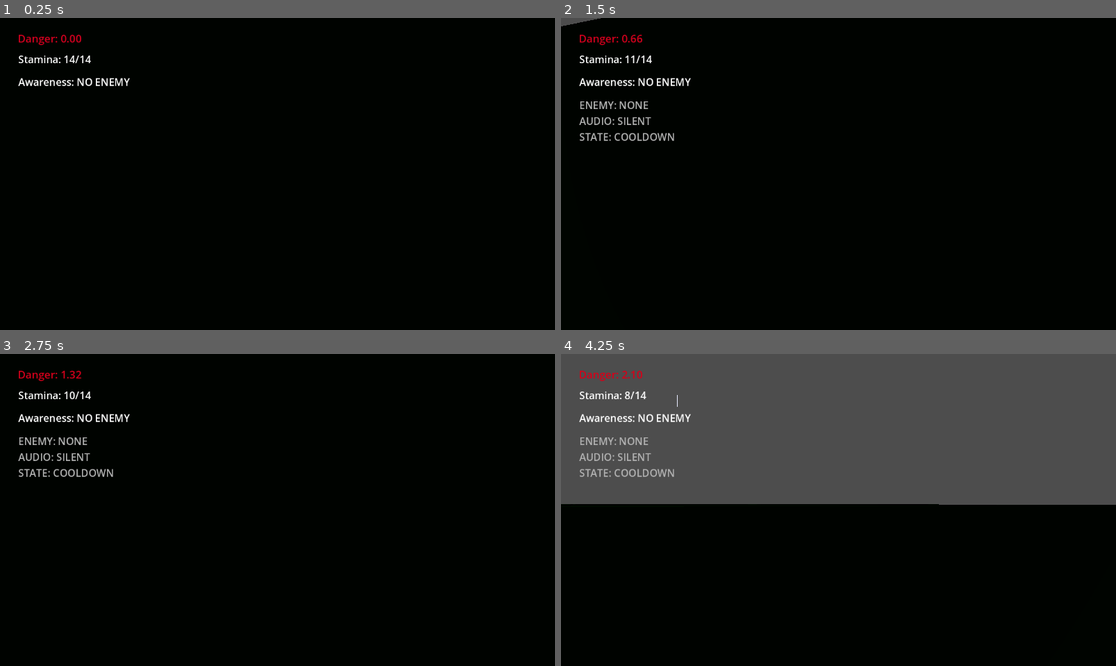
Above: before the commit, frames 1-4 (two rows, left to right).
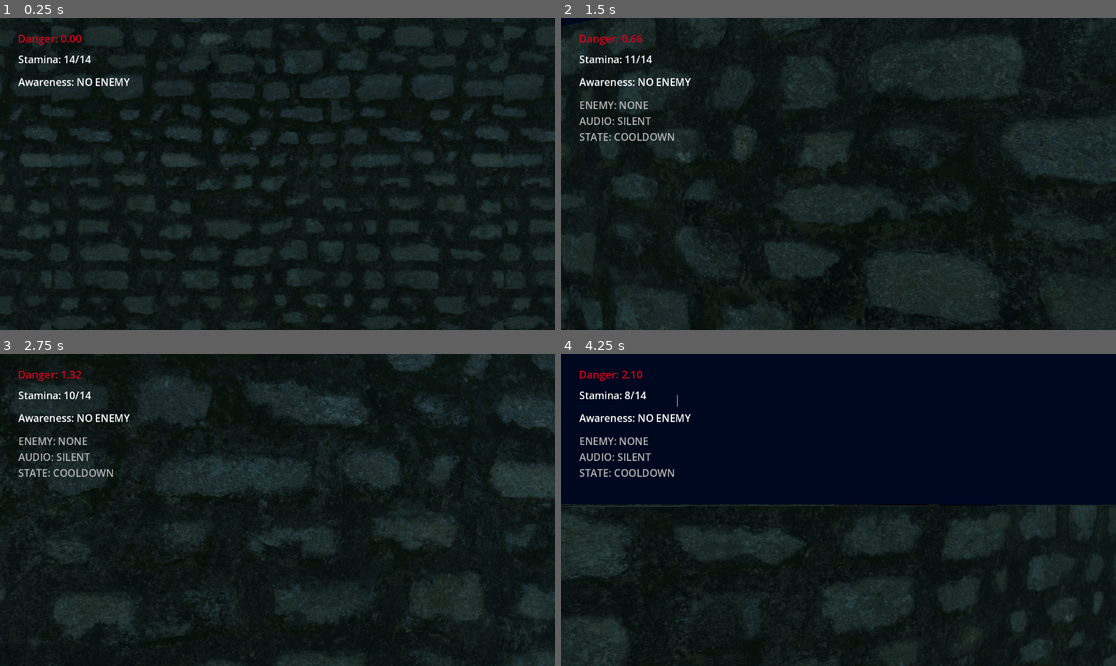
Above: after the commit, the same moments.

Repository: shrg29/finalprojectATCG
Game: Godot game, scene res://scenes/test_level.tscn
The game is run twice, just before and just after one commit, with the same random seed, the same clock (stepped at 60 frames per second) and the same inputs.
Inputs (mouse positions are in pixels of both pictures, inside the frame that each line leads up to):
- Up to frame 1 (0.25 s): no input
- Up to frame 2 (1.5 s): tap Enter at 0.5 s; move the mouse to (866, 174) at 0.52 s; hold Shift (sprint) 0.53-1.28 s; hold W (move_forward) from 0.53 s (still down); tap Space (jump) at 0.77 s; move the mouse to (810, 174) at 1.27 s; tap Shift (sprint) at 1.35 s
- Up to frame 3 (2.75 s): keep holding W (move_forward); tap Space (jump) at 1.52 s; move the mouse to (288, 503) at 2.02 s; hold Shift (sprint) from 2.03 s (still down)
- Up to frame 4 (4.25 s): keep holding W (move_forward); move the mouse to (832, 516) at 2.77 s; release Shift (sprint) at 2.78 s; tap Shift (sprint) at 2.85 s; tap Space (jump) at 3.02, 3.77 s; move the mouse to (877, 513) at 3.52 s; hold Shift (sprint) from 3.53 s (still down)

The runs differ from the first frame. In frame 1, 45% of the frame differs, in the area x 0-100%, y 0-100%; in frame 2, 49%; in frame 3, 45%; in frame 4, 71%.

Commit message:
maze updated

Diff:
--- a/final-project-actg/scenes/test_level.tscn
+++ b/final-project-actg/scenes/test_level.tscn
@@ -11,14 +11,20 @@
 [ext_resource type="AudioStream" uid="uid://ds212260u8qbt" path="res://assets/very_high_danger.mp3" id="9_dw7u0"]
 
 [sub_resource type="Environment" id="Environment_hsoxx"]
+background_mode = 1
 background_color = Color(0, 0.03368961, 0.122122996, 1)
-ambient_light_color = Color(0.8776157, 0.8776158, 0.8776157, 1)
+ambient_light_source = 2
+ambient_light_color = Color(0.122252114, 0.12225231, 0.12225207, 1)
+ambient_light_energy = 0.1
 tonemap_mode = 2
+tonemap_exposure = 0.7
 tonemap_white = 4.2
+glow_bloom = 0.1
 fog_light_color = Color(0.1483027, 0.2418809, 0.28377596, 1)
 volumetric_fog_enabled = true
-volumetric_fog_albedo = Color(0.7162962, 0.71629626, 0.7162961, 1)
-volumetric_fog_emission = Color(0.14406255, 0.14406255, 0.14406255, 1)
+volumetric_fog_albedo = Color(0.05117902, 0.19859737, 0.22833616, 1)
+volumetric_fog_emission_energy = 0.4
+adjustment_brightness = 0.42
 
 [sub_resource type="ParticleProcessMaterial" id="ParticleProcessMaterial_paw1w"]
 emission_shape = 3
@@ -65,10 +71,13 @@
 maze_height = 6
 
 [node name="MoonLight" type="DirectionalLight3D" parent="."]
-transform = Transform3D(0.8660254, -0.3535534, 0.3535534, 0, 0.7071068, 0.7071068, -0.5, -0.61237246, 0.61237246, -0.2537079, 1.2563438, -0.6434746)
-light_color = Color(0.5943116, 0.61841196, 0.7604829, 1)
+transform = Transform3D(0.8660254, -0.35355338, 0.35355338, 0, 0.70710677, 0.70710677, -0.5, -0.6123724, 0.6123724, -0.2537079, 1.2563438, -0.6434746)
+light_color = Color(0.44209185, 0.66279614, 0.7841313, 1)
 shadow_enabled = true
-shadow_bias = 1.076
+shadow_bias = 0.692
+shadow_opacity = 0.75
+shadow_blur = 3.391
+sky_mode = 1
 
 [node name="WorldEnvironment" type="WorldEnvironment" parent="."]
 environment = SubResource("Environment_hsoxx")
--- a/final-project-actg/scenes/wall_scene.tscn
+++ b/final-project-actg/scenes/wall_scene.tscn
@@ -1,14 +1,16 @@
-[gd_scene load_steps=4 format=3 uid="uid://bmfytqsy4s558"]
+[gd_scene load_steps=6 format=3 uid="uid://bmfytqsy4s558"]
 
-[sub_resource type="StandardMaterial3D" id="StandardMaterial3D_w0rr7"]
-albedo_color = Color(6.843591e-08, 0.09717705, 0.010634592, 1)
-metallic_specular = 0.05
-normal_enabled = true
-subsurf_scatter_enabled = true
-subsurf_scatter_strength = 0.24
+[ext_resource type="Texture2D" uid="uid://siy8yru5six5" path="res://assets/images/mossy_stone_wall_rough_2k.exr" id="2_1cish"]
+[ext_resource type="Texture2D" uid="uid://b4gm0vyfvhomi" path="res://assets/images/mossy_stone_wall_diff_2k.jpg" id="2_deuai"]
 
-[sub_resource type="BoxMesh" id="BoxMesh_w0rr7"]
-material = SubResource("StandardMaterial3D_w0rr7")
+[sub_resource type="StandardMaterial3D" id="StandardMaterial3D_dmn8w"]
+albedo_texture = ExtResource("2_deuai")
+roughness_texture = ExtResource("2_1cish")
+uv1_scale = Vector3(1.455, 1.455, 1.455)
+uv1_triplanar = true
+
+[sub_resource type="BoxMesh" id="BoxMesh_jgun7"]
+material = SubResource("StandardMaterial3D_dmn8w")
 size = Vector3(1, 2, 1)
 
 [sub_resource type="BoxShape3D" id="BoxShape3D_w0rr7"]
Binary file added: final-project-actg/assets/images/mossy_stone_wall.jpg
Not shown, added: final-project-actg/assets/images/mossy_stone_wall.jpg.import
Binary file added: final-project-actg/assets/images/mossy_stone_wall_diff_2k.jpg
Not shown, added: final-project-actg/assets/images/mossy_stone_wall_diff_2k.jpg.import
Not shown, added: final-project-actg/assets/images/mossy_stone_wall_disp_2k.png.import
Binary file added: final-project-actg/assets/images/mossy_stone_wall_rough_2k.exr
Not shown, added: final-project-actg/assets/images/mossy_stone_wall_rough_2k.exr.import
Not shown: 1 places in final-project-actg/scenes/wall_scene.tscn that only renumber resources
Not shown, added: final-project-actg/assets/images/mossy_stone_wall_disp_2k.png
